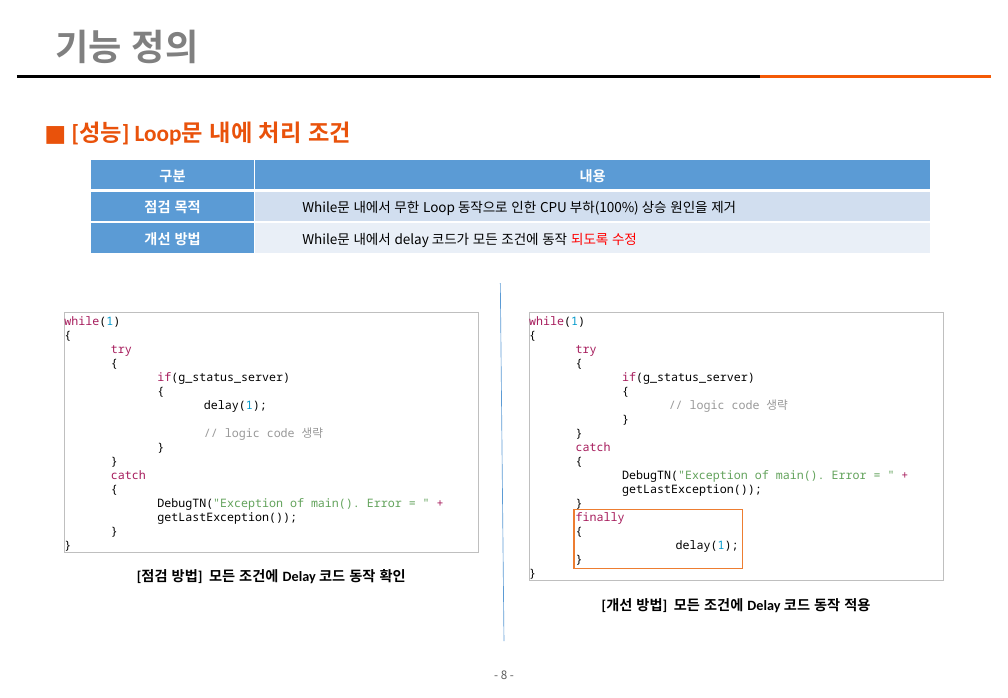
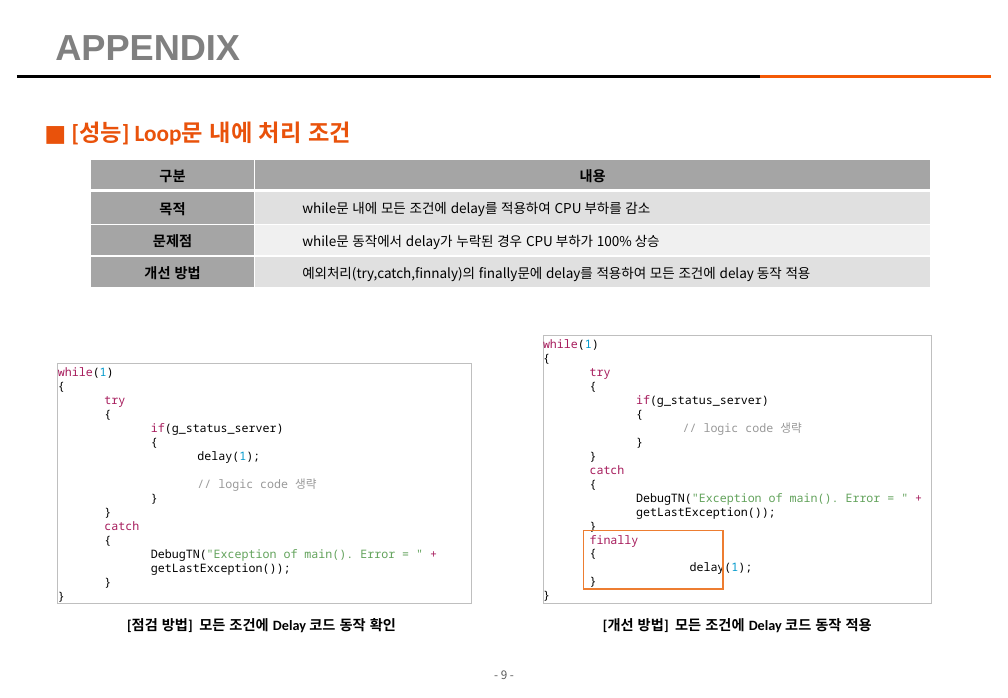
Before and after one commit to kimhopepa/PythonPjt, a slide deck: slide 9 of CodeReviewTool/doc/CodeReview_점검_Tool_매뉴얼.pptx (slide 8 before the commit). Drawn at 1008x698 pixels with LibreOffice and Linux fonts; fonts in the diff are those of the drawing; background and template pictures are left out. Boxes give left, top, right and bottom in pixels: in the first picture for what was removed or moved away, otherwise in the second. Text is boxed around its words. In the diff, an @@ line names an element or a change of style, - is before the commit and + after.

```diff
--- a/CodeReviewTool/doc/CodeReview_점검_Tool_매뉴얼.pptx
+++ b/CodeReviewTool/doc/CodeReview_점검_Tool_매뉴얼.pptx
@@ title at <box>55,35,240,60</box>: text changed @@
-기능 정의
+APPENDIX
@@ table at <box>90,159,931,288</box> @@
-row 2: 점검 목적 | While문 내에서 무한 Loop 동작으로 인한 CPU 부하(100%) 상승 원인을 제거
-row 3: 개선 방법 | While문 내에서 delay 코드가 모든 조건에 동작 되도록 수정
+row 2: 목적 | while문 내에 모든 조건에 delay를 적용하여 CPU 부하를 감소
+row 3: 문제점 | while문 동작에서 delay가 누락된 경우 CPU 부하가 100% 상승
+row 4: 개선 방법 | 예외처리(try,catch,finnaly)의 finally문에 delay를 적용하여 모든 조건에 delay 동작 적용
@@ line removed from (501, 283) to (504, 641) @@
@@ rectangle "while(1)": place and size @@
-rectangle "while(1)" at <box>530,313,944,581</box>
+rectangle "while(1)" at <box>544,335,933,603</box>
@@ rectangle "while(1)": place and size @@
-rectangle "while(1)" at <box>64,313,478,552</box>
+rectangle "while(1)" at <box>58,364,472,603</box>
@@ rectangle: place and size @@
-rectangle at <box>574,510,743,569</box>
+rectangle at <box>584,531,723,589</box>
@@ text "[점검 방법] 모든 조건에 Delay ...": place and size @@
-text "[점검 방법] 모든 조건에 Delay ..." at <box>137,569,406,584</box>
+text "[점검 방법] 모든 조건에 Delay ..." at <box>127,618,396,633</box>
@@ text "[개선 방법] 모든 조건에 Delay ...": place and size @@
-text "[개선 방법] 모든 조건에 Delay ..." at <box>602,598,870,613</box>
+text "[개선 방법] 모든 조건에 Delay ..." at <box>603,618,872,633</box>
@@ page number at <box>501,670,507,679</box>: text changed @@
-- 8 -
+- 9 -
```
Also in this commit, not shown: 12 other slides changed, 1 slide added, 1 other file.
